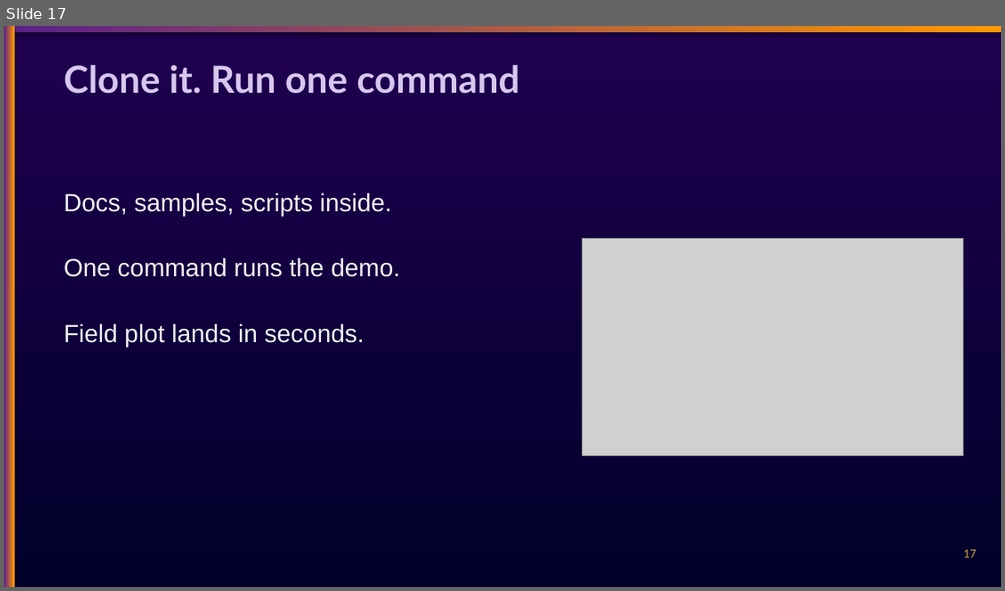
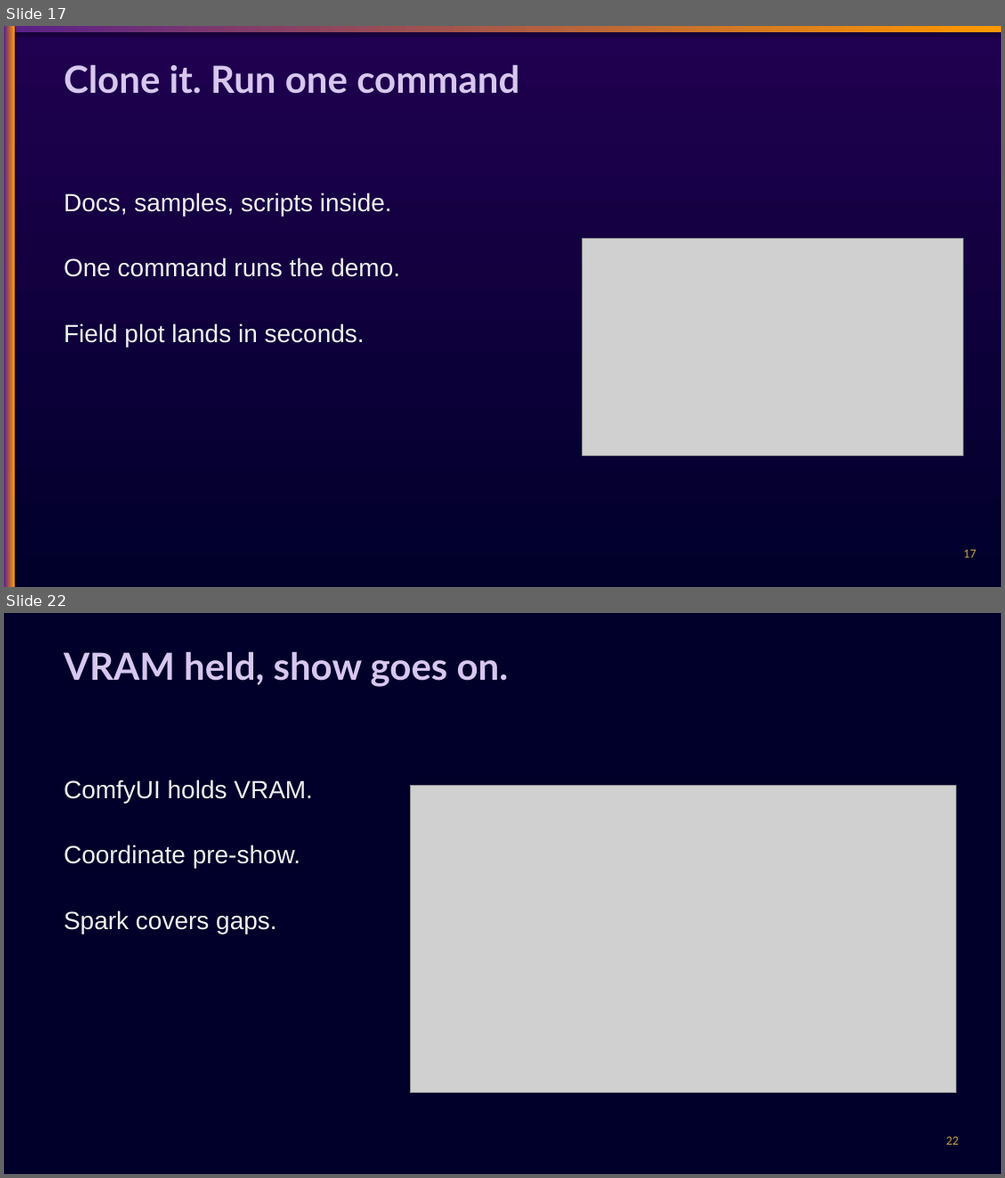
Before and after one commit to chasko-labs/nfl-big-data-bowl-2027, a slide deck: deck/unified.pptx. Shown one above the other, each under a label of ours: slide 17 before the commit, slides 17 and 22 after it; the slides between them are not shown. The pictures are 1005x591 and 1005x1178 pixels, drawn with LibreOffice and Linux fonts; fonts in the diff are those of the drawing; grey boxes stand for pictures. Boxes give left, top, right and bottom in pixels: in the first picture for what was removed or moved away, otherwise in the second. Text is boxed around its words. In the diff, an @@ line names an element or a change of style, - is before the commit and + after.

Commit message:
deck: 5 backup slides 18-22 plus attendee handout

```diff
--- a/deck/unified.pptx
+++ b/deck/unified.pptx
@@ slide 22 added at (4,613,1001,1174), background #00002A @@
@@ text added at (64,651,509,687), 36 pt, text #D7C7EE, bold @@
+VRAM held, show goes on.
@@ text added at (64,779,313,933), 24 pt, text #F0F0F0 @@
+ComfyUI holds VRAM.
+Coordinate pre-show.
+Spark covers gaps.
@@ picture added at (410,785,956,1093) @@
@@ text added at (946,1136,958,1144), 12 pt, text #C9A23F @@
+22
```
Also in this commit, not shown: 4 other slides added, 3 other files.
